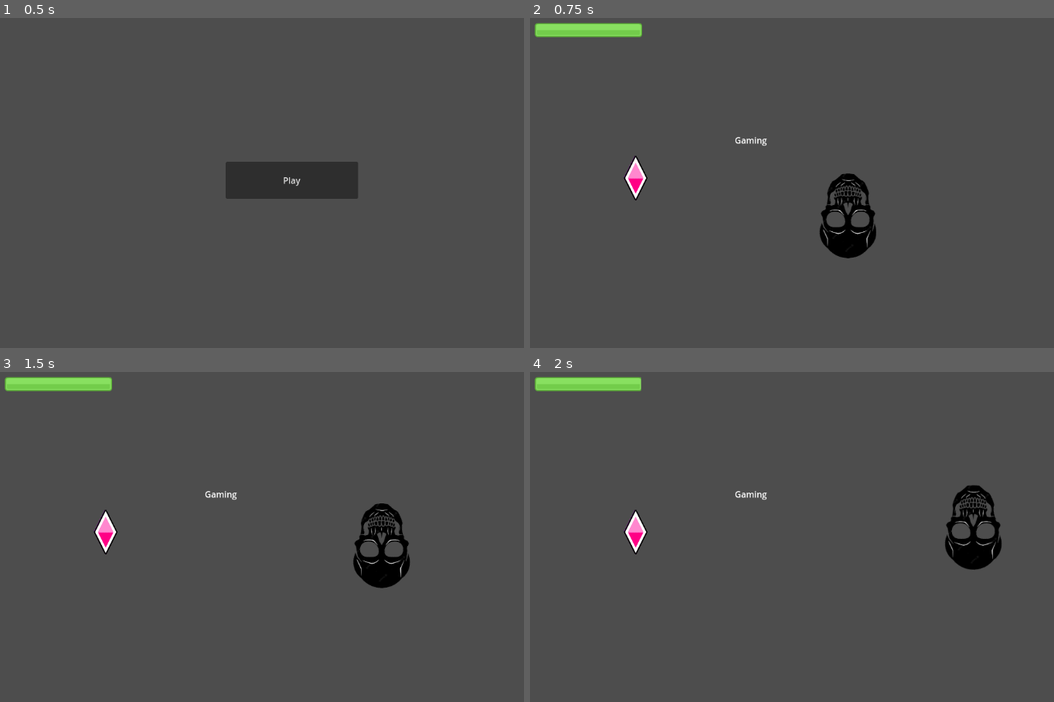
Above: before the commit, frames 1-4 (two rows, left to right).
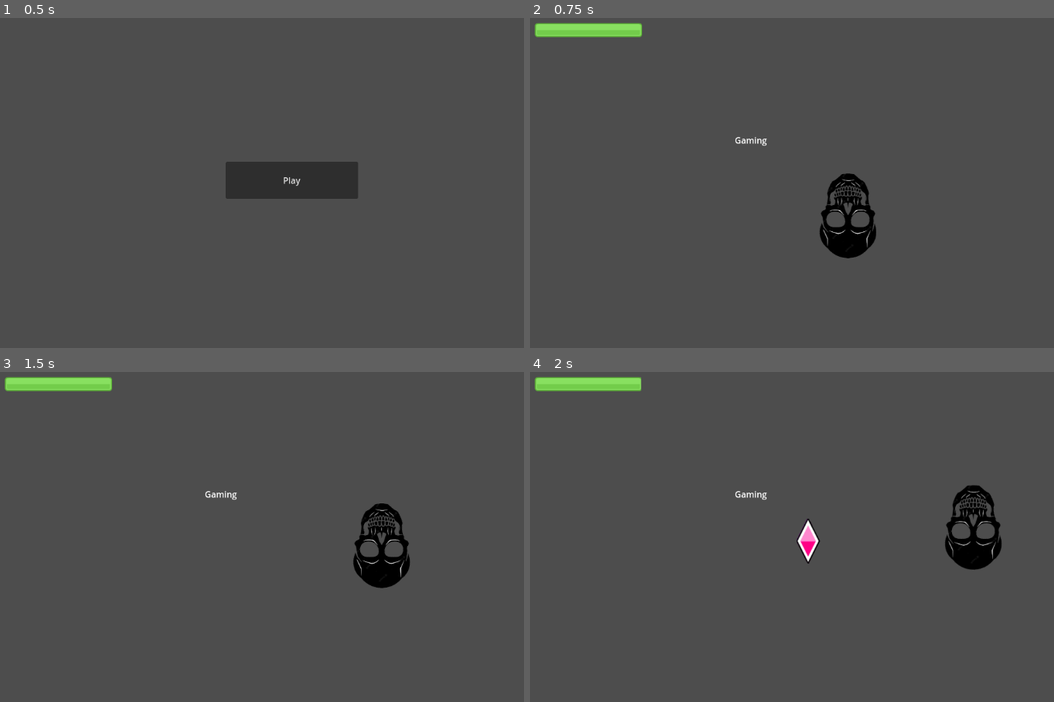
Above: after the commit, the same moments.

Repository: vaarnio/purgatory-gmtk2023
Game: Godot game, scene res://scenes/menu.tscn
Same seed, same stepped clock (60 frames per second), same inputs: the game is played once before the commit and once after it.
Inputs (mouse positions are in pixels of both pictures, inside the frame that each line leads up to):
- Up to frame 1 (0.5 s): no input
- Up to frame 2 (0.75 s): click "Play" at 0.5 s
- Up to frame 3 (1.5 s): tap Enter at 1.25 s; move the mouse to (445, 527) at 1.27 s
- Up to frame 4 (2 s): no input

Frame 1 is identical in both runs. In frame 2, 0.3% of the frame differs, in the area x 17-23%, y 41-56%; in frame 3, 0.3%; in frame 4, 0.7%, in the area x 17-56%, y 41-59%.

Commit message:
Add bullet instantiation

Diff:
--- /dev/null
+++ b/scenes/bullet.tscn
@@ -0,0 +1,23 @@
+[gd_scene load_steps=4 format=3 uid="uid://ysp6kc2bdh51"]
+
+[ext_resource type="Script" path="res://scripts/Bullet.gd" id="1_exoot"]
+[ext_resource type="Texture2D" uid="uid://dig6m74oxr3vx" path="res://assets/bullet.png" id="2_n4vlh"]
+
+[sub_resource type="RectangleShape2D" id="RectangleShape2D_vf0um"]
+size = Vector2(44, 84)
+
+[node name="Node2D" type="Node2D"]
+
+[node name="Area2D" type="Area2D" parent="."]
+script = ExtResource("1_exoot")
+move_speed = 600.0
+move_dir = Vector2(50, 500)
+
+[node name="Sprite2D" type="Sprite2D" parent="Area2D"]
+texture = ExtResource("2_n4vlh")
+
+[node name="CollisionShape2D" type="CollisionShape2D" parent="Area2D"]
+position = Vector2(-1, 0)
+shape = SubResource("RectangleShape2D_vf0um")
+
+[connection signal="body_entered" from="Area2D" to="Area2D" method="_on_body_entered"]
--- /dev/null
+++ b/scenes/levelpatrik.tscn
@@ -0,0 +1,40 @@
+[gd_scene load_steps=6 format=3 uid="uid://diwkn0jkaspsq"]
+
+[ext_resource type="Script" path="res://scripts/Player.gd" id="1_xn5i2"]
+[ext_resource type="Texture2D" uid="uid://j26xtxjwf5tb" path="res://assets/image.png" id="2_81lsj"]
+[ext_resource type="Script" path="res://scripts/Healthbar.gd" id="3_hl4ia"]
+[ext_resource type="Texture2D" uid="uid://bco2fr2brjr6h" path="res://assets/barHorizontal_green.png" id="4_hiv25"]
+
+[sub_resource type="RectangleShape2D" id="RectangleShape2D_pafeb"]
+size = Vector2(108, 158)
+
+[node name="Node2D" type="Node2D"]
+
+[node name="RichTextLabel" type="RichTextLabel" parent="."]
+offset_left = 385.0
+offset_top = 218.0
+offset_right = 708.0
+offset_bottom = 367.0
+text = "Gaming"
+
+[node name="Player" type="CharacterBody2D" parent="." groups=["Player"]]
+position = Vector2(596, 371)
+script = ExtResource("1_xn5i2")
+
+[node name="Sprite2D" type="Sprite2D" parent="Player"]
+texture = ExtResource("2_81lsj")
+
+[node name="Timer" type="Timer" parent="Player"]
+
+[node name="CollisionShape2D" type="CollisionShape2D" parent="Player"]
+shape = SubResource("RectangleShape2D_pafeb")
+
+[node name="HealthDisplay" type="Node2D" parent="."]
+position = Vector2(12, 11)
+script = ExtResource("3_hl4ia")
+
+[node name="HealthBar" type="TextureProgressBar" parent="HealthDisplay"]
+offset_right = 40.0
+offset_bottom = 40.0
+value = 100.0
+texture_progress = ExtResource("4_hiv25")
--- a/scripts/Bullet.gd
+++ b/scripts/Bullet.gd
@@ -2,22 +2,22 @@
 
 @export var move_speed : float = 30.0
 @export var move_dir : Vector2
-
-var start_pos : Vector2
-var target_pos : Vector2
+@export var start_pos : Vector2
 
 # Called when the node enters the scene tree for the first time.
 func _ready():
-	start_pos = global_position
-	target_pos = start_pos + move_dir
+	global_position = Vector2(500, 100)
+	print(global_position)
+	print("ooo")
 	pass # Replace with function body.
 
 
 # Called every frame. 'delta' is the elapsed time since the previous frame.
 func _process(delta):
-	global_position = global_position.move_toward(target_pos, move_speed * delta)
+	global_position += move_dir * delta
 
 
 func _on_body_entered(body):
 	if body.is_in_group("Player"):
 		get_parent().get_node(self.get_path()).queue_free()
+		print("Test")
--- a/scripts/Button.gd
+++ b/scripts/Button.gd
@@ -7,7 +7,7 @@
 	pass # Replace with function body.
 
 func _pressed():
-	SceneController.goto_scene("res://scenes/level1.tscn")
+	SceneController.goto_scene("res://scenes/levelpatrik.tscn")
 
 # Called every frame. 'delta' is the elapsed time since the previous frame.
 func _process(delta):
--- a/scripts/Player.gd
+++ b/scripts/Player.gd
@@ -8,14 +8,26 @@
 var timer = $Timer
 @onready
 var healthbar = get_parent().get_node("HealthDisplay/HealthBar")
+const obj_bullet = preload("res://scenes/bullet.tscn")
+var rng = RandomNumberGenerator.new()
 
 func _ready():
 	timer.connect("timeout", on_Timer_timeout)
 	timer.set_one_shot(false)
 	timer.start()
+	shoot()
 
 func _input(event):
 	target = get_global_mouse_position()
+
+
+func shoot():
+	var new_bullet = obj_bullet.instantiate()
+	#var rNum = rng.rand_range(0,1000)
+	#var rNum2 = rng.rand_range(0,1000)
+	#new_bullet.position = Vector2(rNum, rNum2)
+	#new_bullet.velocity = Vector2(speed, 0).r
+	get_parent().add_child(new_bullet)
 
 func _physics_process(delta):
 	velocity = position.direction_to(target) * speed
@@ -27,3 +39,4 @@
 	PlayerVariables.health = PlayerVariables.health - 1
 	healthbar.value = PlayerVariables.health
 	print("timeout")
+	shoot()
